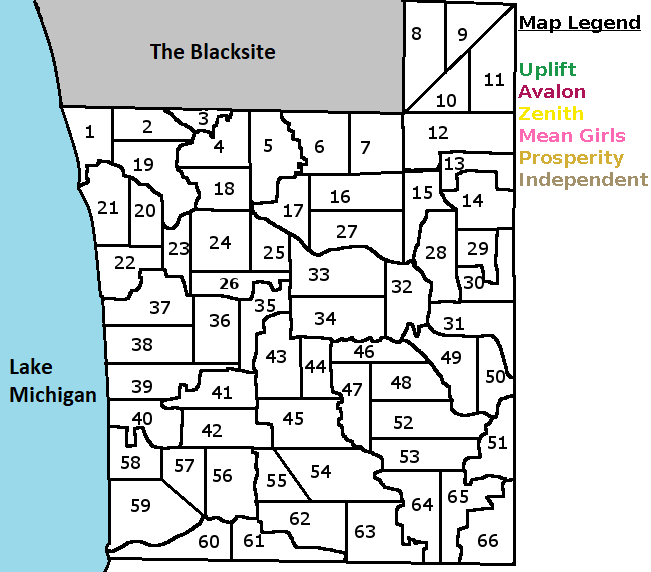
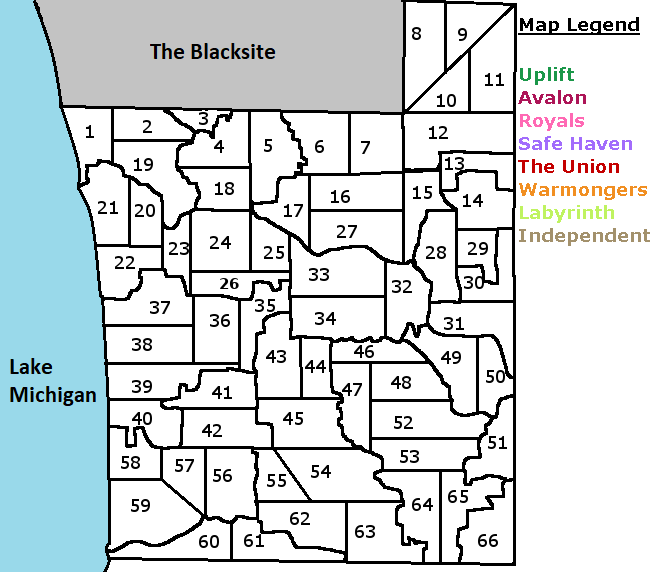
Before/after of a 651×572 layered artwork. What changed in the layer stack:
painted on "Map Legend ..." over [518, 15, 650, 246]
